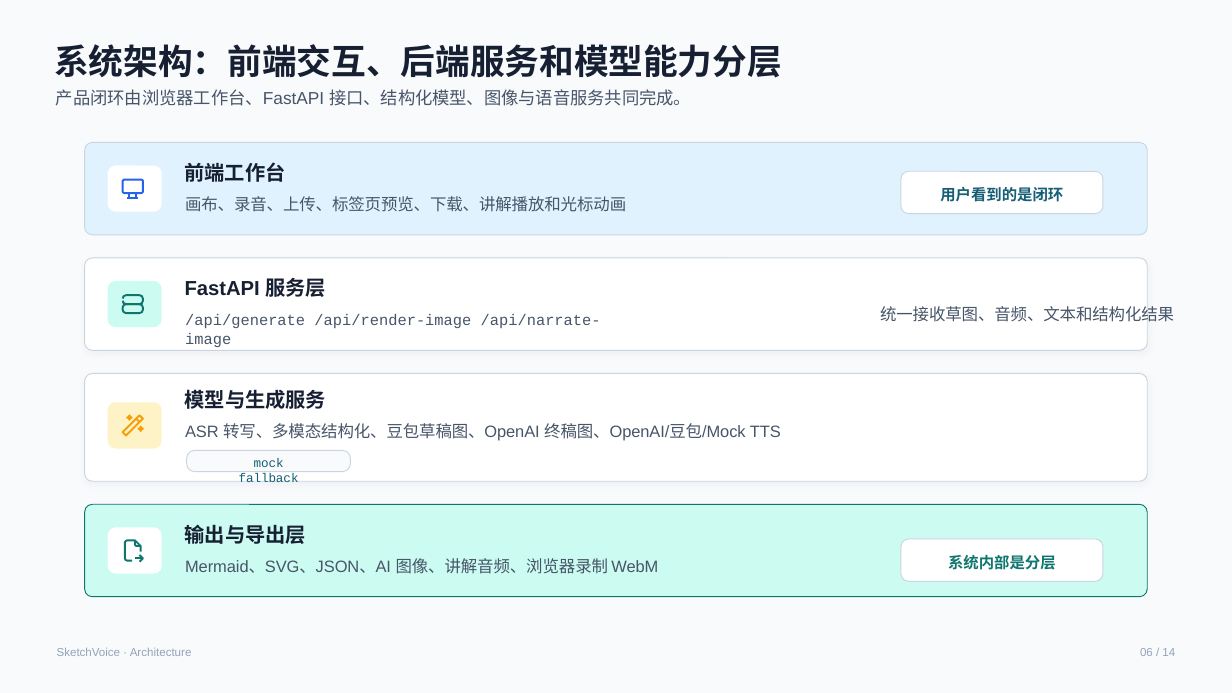
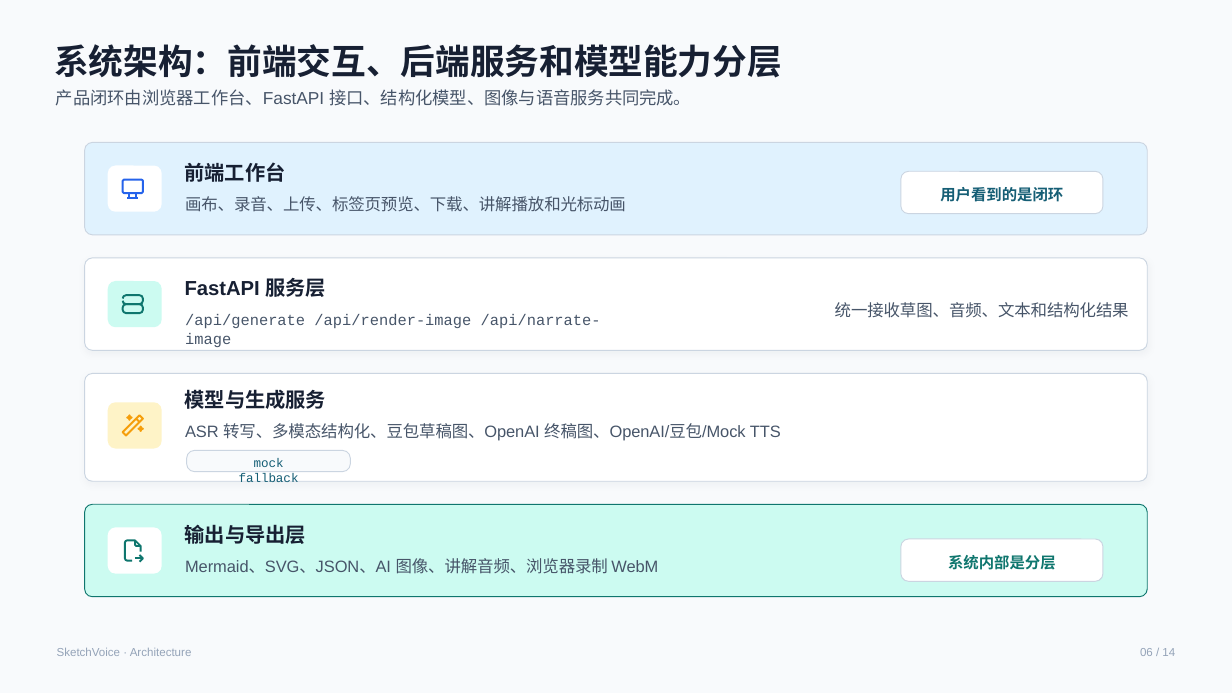
Before and after one commit to zane-gao/voice_BIG, a slide deck: slide 6 of projects/sketchvoice-mmsb-graph-product-defense_ppt169_20260614/exports/sketchvoice-mmsb-graph-product-defense_20260614_162618.pptx. Drawn at 1232x693 pixels with LibreOffice and Linux fonts; fonts in the diff are those of the drawing. Boxes give left, top, right and bottom in pixels: in the first picture for what was removed or moved away, otherwise in the second. Text is boxed around its words. In the diff, an @@ line names an element or a change of style, - is before the commit and + after.

```diff
--- a/projects/sketchvoice-mmsb-graph-product-defense_ppt169_20260614/exports/sketchvoice-mmsb-graph-product-defense_20260614_162618.pptx
+++ b/projects/sketchvoice-mmsb-graph-product-defense_ppt169_20260614/exports/sketchvoice-mmsb-graph-product-defense_20260614_162618.pptx
@@ text "统一接收草图、音频、文本和结构化结果": place and size @@
-text "统一接收草图、音频、文本和结构化结果" at (880, 306, 1174, 322)
+text "统一接收草图、音频、文本和结构化结果" at (835, 302, 1129, 318)
```
Also in this commit, not shown: 10 other slides changed.
